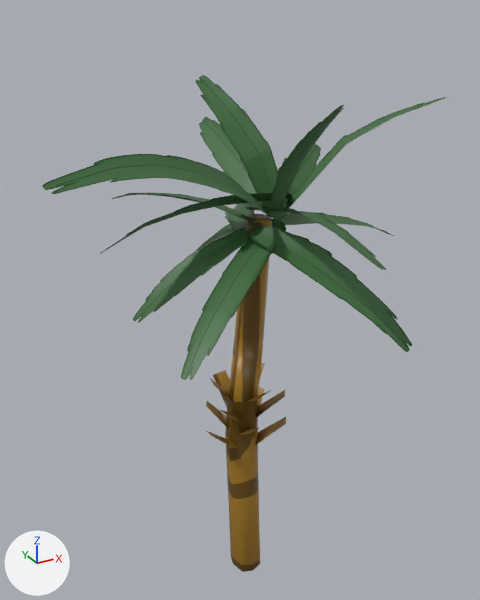
A saved change to the Blender file Source/Prototype/Models/Environment/Trees/SabalPalm2.blend.
Camera for both pictures: a 50 mm lens placed at (-69.4, -124.1, 142.2), pointed at (-2.4, -2.4, 81.3). Lighting does not change. The marker at lower left points along +X, +Y and +Z.

Script lines for the objects in view, before the commit:
```python
me_beziercurve_009 = bpy.data.meshes.new('BezierCurve.009')
me_beziercurve_009.from_pydata(...)  # 5645 vertices, 4793 faces; spans x -50.4..44.1, y -44.6..28.6, z -0.1..132.5
me_beziercurve_009.polygons.foreach_set('use_smooth', [True] * 4793)
# faces by material slot: [257, 4536]
me_beziercurve_009.materials.append(mat_bark)  # picture img_untitled
me_beziercurve_009.materials.append(mat_material_002)  # picture img_leaf_001
ob_beziercurve_002 = bpy.data.objects.new('BezierCurve.002', me_beziercurve_009)
ob_beziercurve_002.location = (0.0, 0.0, 0.0)
```
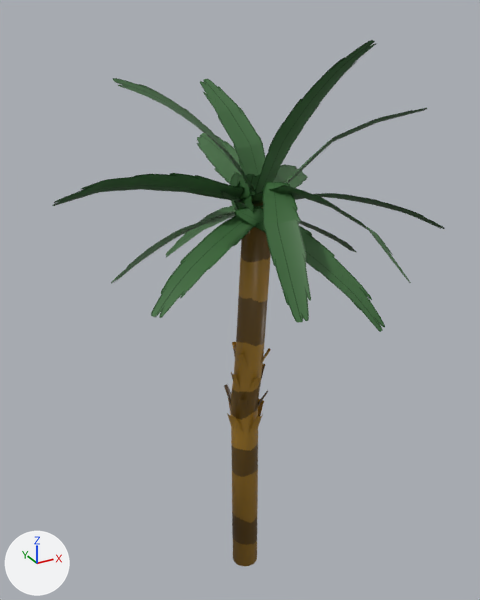
The change, as a diff of the scene's bpy script:
```diff
--- a/Source/Prototype/Models/Environment/Trees/SabalPalm2.blend.py
+++ b/Source/Prototype/Models/Environment/Trees/SabalPalm2.blend.py
@@ me_beziercurve_009 @@
-me_beziercurve_009.from_pydata(...)  # 5645 vertices, 4793 faces; spans x -50.4..44.1, y -44.6..28.6, z -0.1..132.5
+me_beziercurve_009.from_pydata(...)  # 6051 vertices, 5095 faces; spans x -43.4..44.4, y -50.6..34.8, z 1.3..139.4
+# me_beziercurve_009 part 1: the loose piece of 343 vertices spanning x -38.9..7.5, y -13.6..0.2, z 97.9..111.9 is multiplied about its middle by the matrix ((0.974, -0.01, 0.228), (-0.031, 0.984, 0.177), (-0.226, -0.18, 0.957)), then moved by (-5.1, 8.4, 3.8)
+# me_beziercurve_009 part 2: the loose piece of 259 vertices spanning x 0.0..35.8, y -30.0..-1.5, z 102.5..128.0 is multiplied about its middle by the matrix ((0.974, -0.01, 0.228), (-0.031, 0.984, 0.177), (-0.226, -0.18, 0.957)), then moved by (3.4, 9.4, -1.7)
+# me_beziercurve_009 part 3: the loose piece of 259 vertices spanning x -13.8..11.4, y -10.4..10.6, z 99.6..132.5 is multiplied about its middle by the matrix ((0.974, -0.01, 0.228), (-0.031, 0.984, 0.177), (-0.226, -0.18, 0.957)), then moved by (3.9, 9.9, -0.3)
+# me_beziercurve_009 part 4: the loose piece of 427 vertices spanning x -10.3..24.6, y -40.2..-8.5, z 77.9..105.8 is multiplied about its middle by the matrix ((0.974, -0.01, 0.228), (-0.031, 0.984, 0.177), (-0.226, -0.18, 0.957)), then moved by (-1.6, 5.7, 3.2)
+# me_beziercurve_009 part 5: the loose piece of 427 vertices spanning x -31.8..7.7, y -33.6..-1.9, z 79.2..103.4 is multiplied about its middle by the matrix ((0.974, -0.01, 0.228), (-0.031, 0.984, 0.177), (-0.226, -0.18, 0.957)), then moved by (-1.3, 6.1, 6.4)
+# me_beziercurve_009 part 6: the loose piece of 343 vertices spanning x -16.7..6.2, y -8.9..18.7, z 85.8..103.6 is multiplied about its middle by the matrix ((0.974, -0.224, -0.044), (0.222, 0.974, -0.034), (0.05, 0.024, 0.998)), then moved by (-1.0, 6.1, 0.7)
+# me_beziercurve_009 part 7: the loose piece of 343 vertices spanning x -6.3..7.3, y -9.5..25.6, z 100.4..123.2 is multiplied about its middle by the matrix ((0.974, -0.01, 0.228), (-0.031, 0.984, 0.177), (-0.226, -0.18, 0.957)), then moved by (2.8, 8.9, -1.9)
+# me_beziercurve_009 part 8: the loose piece of 259 vertices spanning x -1.3..32.3, y -11.4..16.3, z 98.5..118.6 is multiplied about its middle by the matrix ((0.974, -0.01, 0.228), (-0.031, 0.984, 0.177), (-0.226, -0.18, 0.957)), then moved by (1.7, 8.0, -4.2)
+# me_beziercurve_009 part 9: the loose piece of 343 vertices spanning x -29.8..-3.8, y -16.7..2.7, z 81.3..103.2 is multiplied about its middle by the matrix ((0.947, 0.123, 0.296), (-0.249, 0.863, 0.44), (-0.202, -0.49, 0.848)), then moved by (-1.0, 6.0, 5.5)
+# me_beziercurve_009 part 10: the loose piece of 427 vertices spanning x -29.4..4.8, y -14.9..27.3, z 100.8..108.3 is multiplied about its middle by the matrix ((0.974, -0.01, 0.228), (-0.031, 0.984, 0.177), (-0.226, -0.18, 0.957)), then moved by (1.5, 8.0, 1.6)
+# me_beziercurve_009 part 11: the loose piece of 427 vertices spanning x -29.4..4.8, y -14.9..27.3, z 100.8..108.3 is copied, and the copy is multiplied about its middle by the matrix ((-0.642, 0.669, 0.374), (-0.521, -0.739, 0.426), (0.562, 0.079, 0.823)), then moved by (34.7, -17.3, -1.1); it spans x 1.8..44.4, y -26.7..2.3, z 95.3..109.3
+# me_beziercurve_009 part 12: the loose piece of 259 vertices spanning x -13.8..11.4, y -10.4..10.6, z 99.6..132.5 is copied, and the copy is multiplied about its middle by the matrix ((-0.727, 0.059, -0.684), (0.682, -0.055, -0.729), (-0.08, -0.997, 0.0)), then moved by (-2.1, -23.7, -14.8); it spans x -15.5..8.5, y -40.6..-5.4, z 91.2..111.5
+# me_beziercurve_009 part 13: the loose piece of 427 vertices spanning x 1.6..44.1, y -16.0..7.2, z 89.3..103.4 is rebuilt with 343 vertices and now spans x 2.6..35.0, y -8.8..10.8, z 85.4..103.2
+# me_beziercurve_009 part 14: the loose piece of 259 vertices spanning x -7.2..12.3, y -44.6..-2.7, z 100.5..110.0 is rebuilt with 343 vertices and now spans x -5.5..13.1, y -50.6..3.7, z 97.9..113.8
+# me_beziercurve_009 part 15: the loose piece of 248 vertices spanning x -10.9..9.9, y -9.1..11.5, z -0.1..101.5 is rebuilt with 387 vertices and now spans x -5.3..6.9, y -5.8..5.7, z 1.3..101.7
+# me_beziercurve_009 part 16: a new loose piece of 427 vertices spanning x -32.0..1.9, y -20.0..2.8, z 105.5..135.7, in mat_material_002 (picture img_leaf_001)
+# me_beziercurve_009 part 17: a new loose piece of 427 vertices spanning x -5.6..20.7, y -25.7..1.4, z 105.0..139.4, in mat_material_002 (picture img_leaf_001)
+# me_beziercurve_009 part 18: 1281 vertices removed from x -50.4..16.8, y -34.1..28.6, z 89.5..129.7; 8 vertices added at x -8.8..15.8, y -11.8..11.9, z 98.7..110.4
 me_beziercurve_009.materials.append(mat_bark)
```

Pixel boxes [x1, y1, x2, y2] of what changed, in the pictures (480 x 600 px; the box of a moved part takes in the faces that stretch with it):
'BezierCurve.002', reshaped: before [42, 75, 447, 572]; after [53, 40, 445, 566]
part 1 of me_beziercurve_009, moved or reshaped: before [100, 193, 292, 254]; after [53, 173, 251, 206]
part 2 of me_beziercurve_009, moved or reshaped: before [286, 97, 447, 208]; after [285, 108, 427, 184]
part 3 of me_beziercurve_009, moved or reshaped: before [196, 75, 288, 219]; after [200, 79, 266, 207]
part 4 of me_beziercurve_009, moved or reshaped: before [250, 225, 412, 352]; after [234, 207, 385, 332]
part 5 of me_beziercurve_009, moved or reshaped: before [181, 219, 286, 380]; after [151, 215, 258, 318]
part 6 of me_beziercurve_009, moved or reshaped: before [197, 224, 234, 250]; after [166, 206, 236, 257]
part 7 of me_beziercurve_009, moved or reshaped: before [199, 117, 264, 207]; after [197, 133, 242, 184]
part 8 of me_beziercurve_009, moved or reshaped: before [278, 144, 321, 201]; after [273, 164, 308, 188]
part 9 of me_beziercurve_009, moved or reshaped: before [133, 228, 249, 323]; after [111, 211, 234, 284]
part 10 of me_beziercurve_009, moved or reshaped: before [112, 193, 262, 226]; after [221, 191, 245, 205]
part 11 of me_beziercurve_009, added (black): after [314, 193, 445, 229]
part 12 of me_beziercurve_009, added (green): after [263, 182, 311, 323]
part 13 of me_beziercurve_009, rebuilt: before [276, 212, 394, 236]; after [298, 221, 357, 252]
part 14 of me_beziercurve_009, rebuilt (23% wider, 55% taller): before [246, 207, 386, 270]; after [239, 185, 411, 283]
part 15 of me_beziercurve_009, rebuilt (41% narrower): before [205, 214, 286, 572]; after [224, 207, 271, 566]
part 16 of me_beziercurve_009, added (green): after [112, 78, 254, 192]
part 17 of me_beziercurve_009, added (green): after [255, 40, 377, 194]
part 18 of me_beziercurve_009, cut back: before [42, 105, 344, 232]; after [230, 172, 261, 213]
